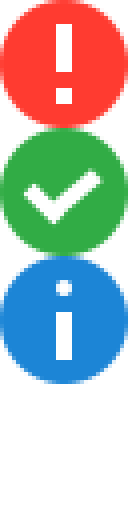
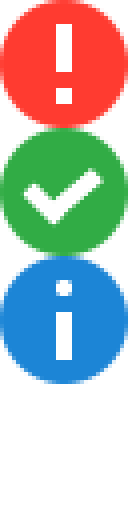
Two versions of the same layered image (128 × 512). Layer-by-layer changes:
added layer "info 拷贝" above "info" over [56, 280, 72, 296]
added layer "ok 拷贝 2" above "ok" over [24, 168, 104, 224]
